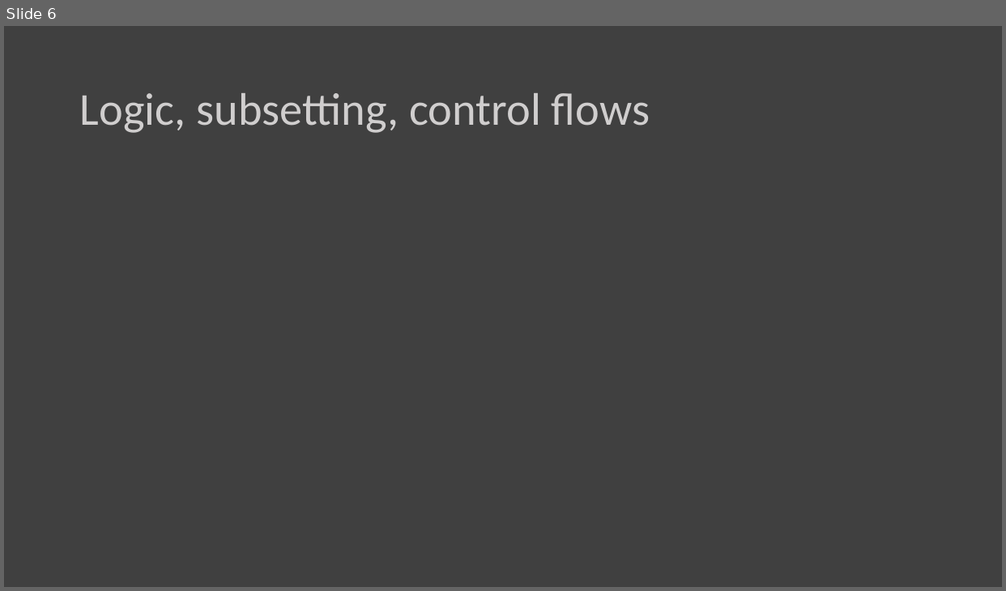
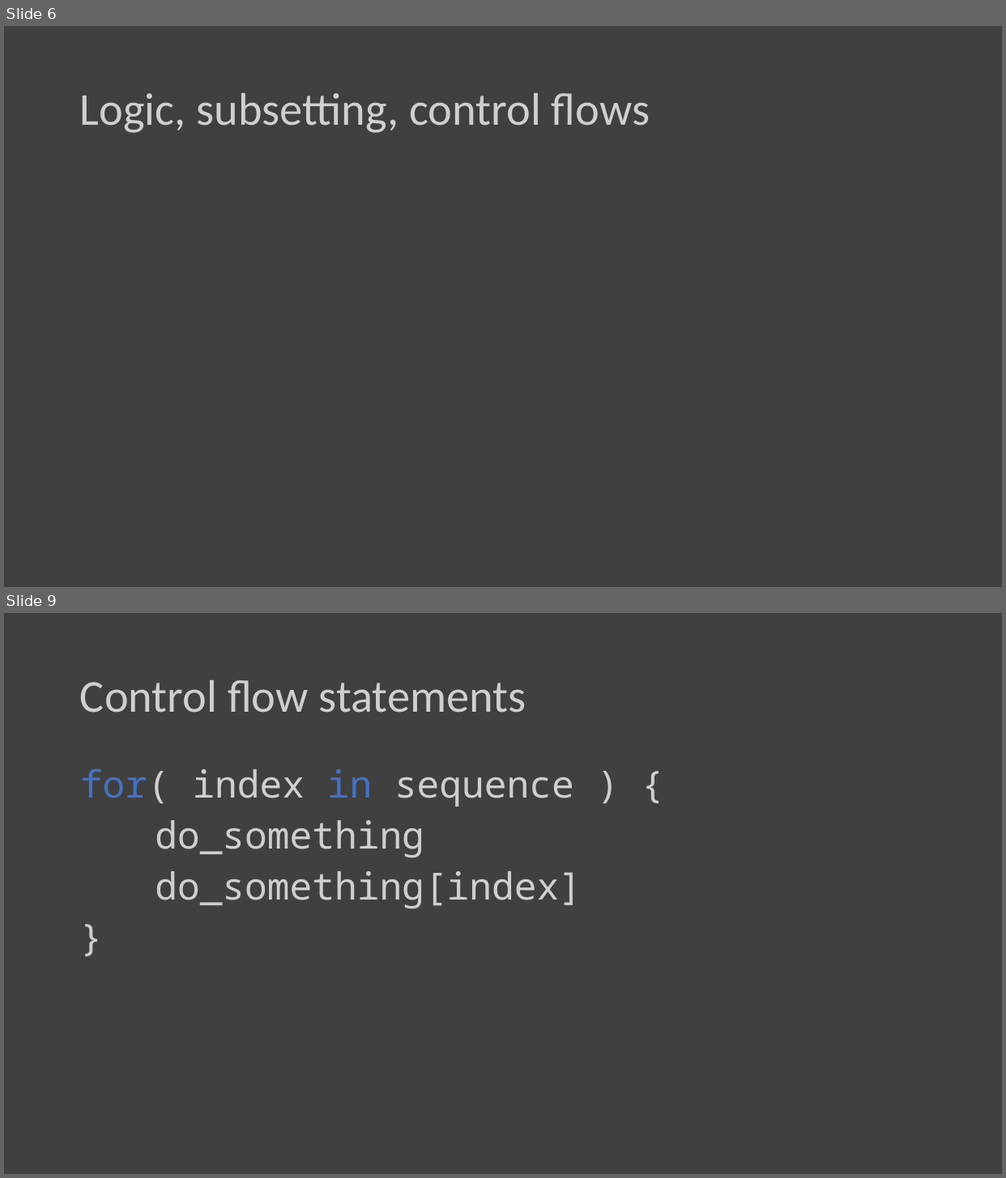
Before and after one commit to awong234/Rintro, a slide deck: R_Day2.pptx. Shown one above the other, each under a label of ours: slide 6 before the commit, slides 6 and 9 after it; the slides between them are not shown. The pictures are 1006x591 and 1006x1178 pixels, drawn with LibreOffice and Linux fonts; fonts in the diff are those of the drawing. Boxes give left, top, right and bottom in pixels: in the first picture for what was removed or moved away, otherwise in the second. Text is boxed around its words. In the diff, an @@ line names an element or a change of style, - is before the commit and + after.

```diff
--- a/R_Day2.pptx
+++ b/R_Day2.pptx
@@ slide 9 added at <box>4,613,1002,1174</box>, background #404040 @@
@@ title added at <box>80,680,526,713</box>, 44 pt, text #D0CECE @@
+Control flow statements
@@ text added at <box>80,769,582,909</box>, 36 pt, text #D0CECE @@
+for( index in sequence ) {
+do_something
+do_something[index]
+}
```
Also in this commit, not shown: 2 slides changed, 3 other slides added.
